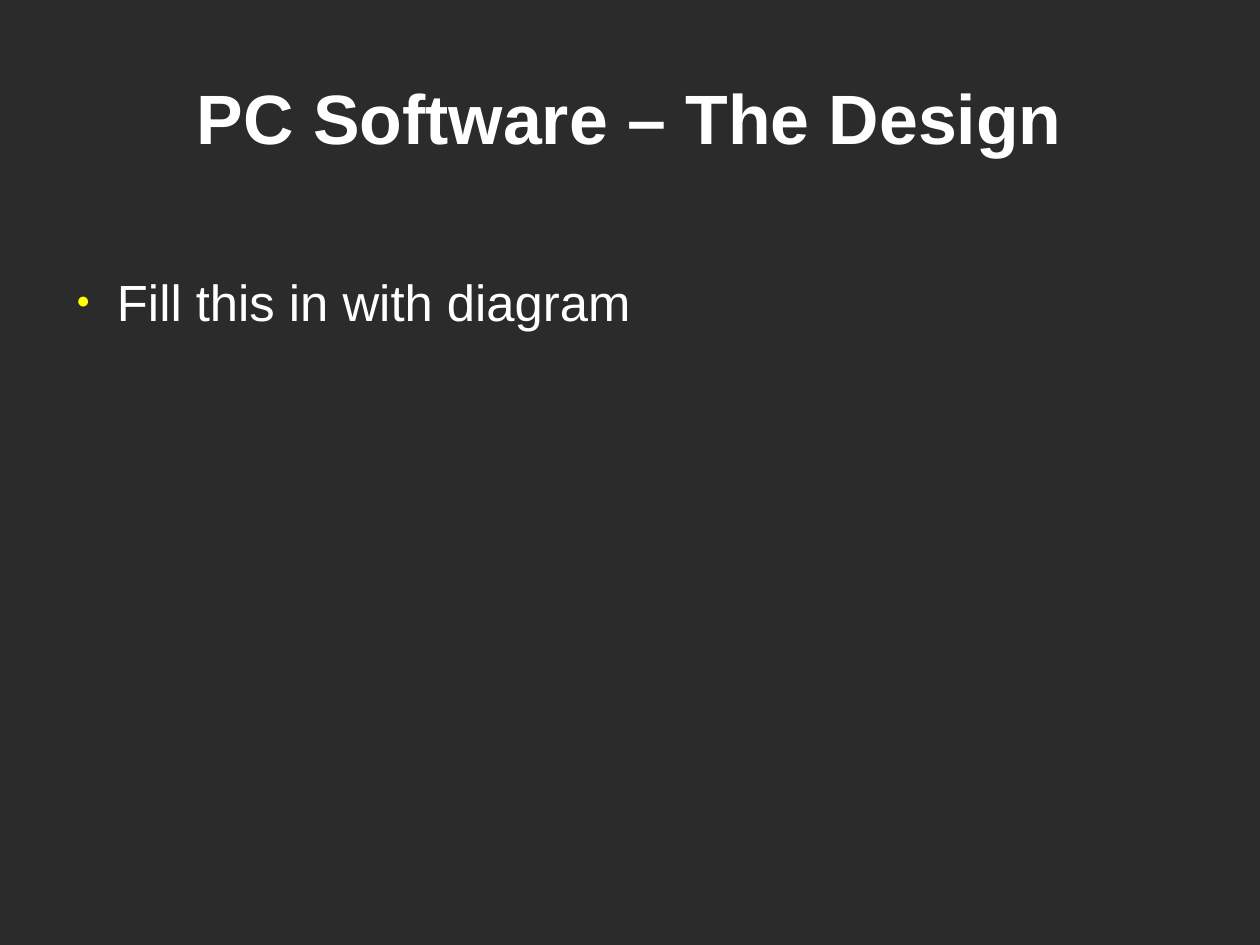
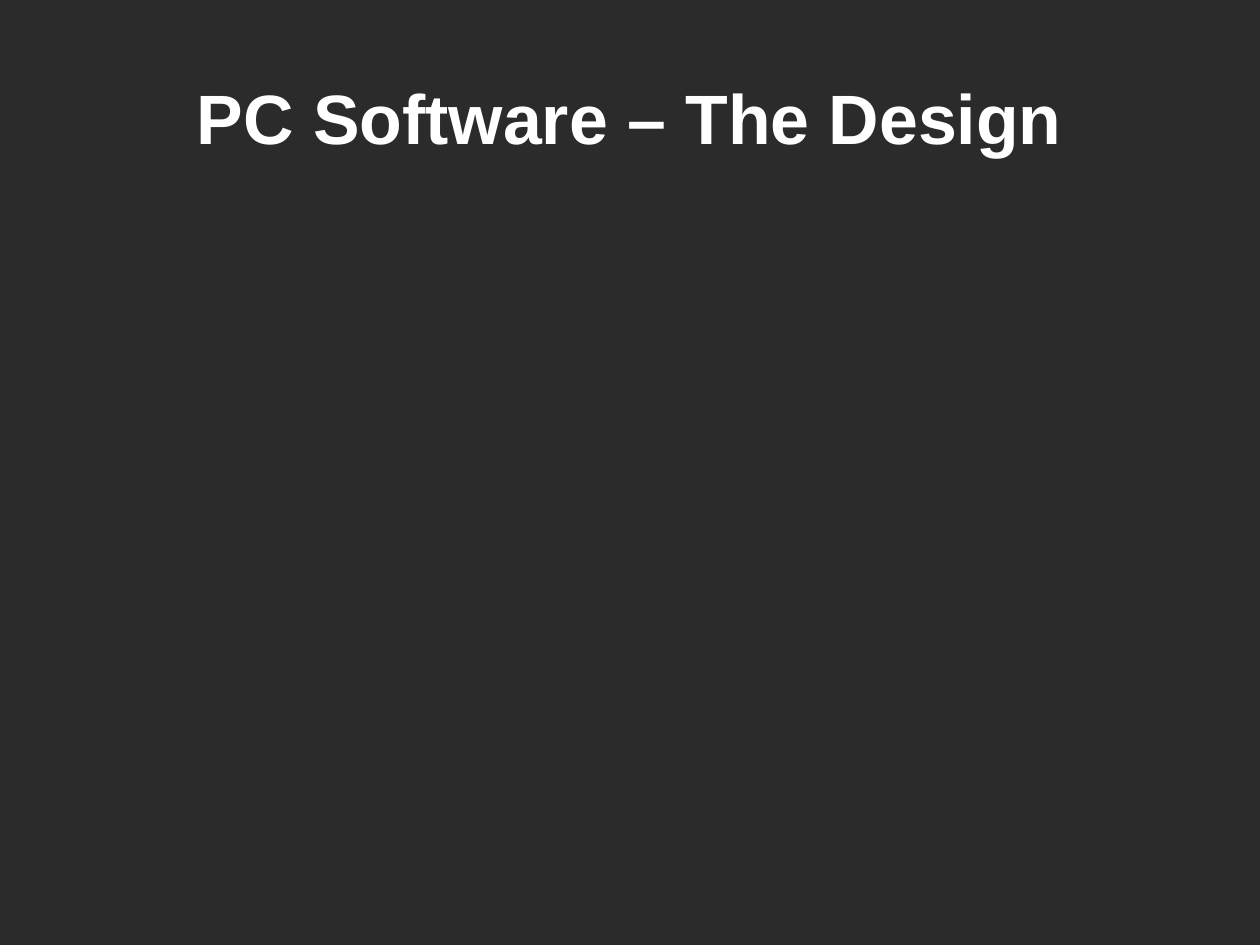
Before and after one commit to lordofhyphens/ece495a, a slide deck: slide 9 of forms/ProgressPresentation.odp. Drawn at 1260x945 pixels with LibreOffice and Linux fonts; fonts in the diff are those of the drawing; background and template pictures are left out; a plain dark background stands for a picture behind light text. Boxes give left, top, right and bottom in pixels: in the first picture for what was removed or moved away, otherwise in the second. Text is boxed around its words. In the diff, an @@ line names an element or a change of style, - is before the commit and + after.

```diff
--- a/forms/ProgressPresentation.odp
+++ b/forms/ProgressPresentation.odp
@@ text removed at (x1=117, y1=284, x2=630, y2=331) @@
-● Fill this in with diagram
```
